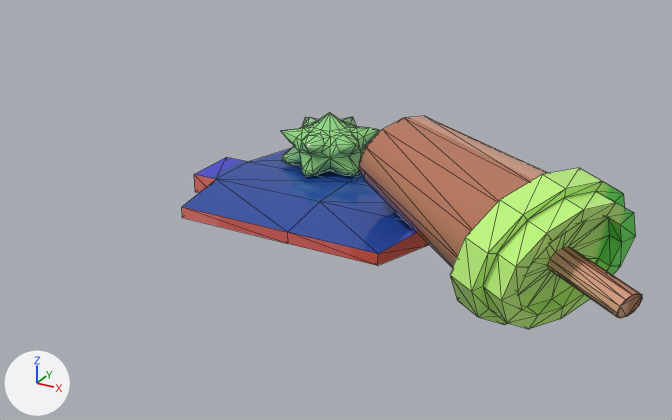
One commit to the FBX model Assets/Art/Model/Prop/Trash.fbx: the scene before it, then after it.
Camera for both pictures: a camera (50 mm lens) standing at (0.209, -0.393, 0.189) and looking at (0.018, -0.045, 0.015). The axes (+X, +Y, +Z) are drawn at lower left. The lights are the same throughout. The first picture is the older version. Mesh edges are drawn as thin lines.

The first picture shows 'Trash'.
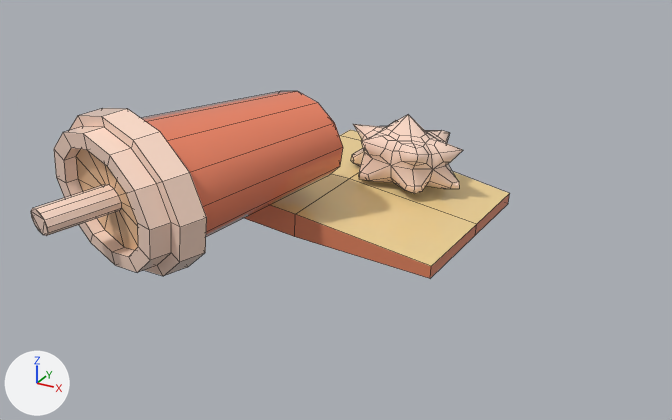
Changed parts and their boxes [x1, y1, x2, y2] in the pictures (672 x 420 px):
'Trash', reshaped, turned, rescaled
    before: [182, 112, 643, 329]
    after: [31, 91, 510, 278]
part 1 of me_mesh, surface changed
    before: [309, 117, 643, 318]
    after: [31, 130, 442, 236]

What changed in the scene script:
```text
Change me_mesh:
    used by ob_trash; location = (0.0, 0.0, 0.0); scale = (0.01, 0.01, 0.01)
    remove me_mesh.from_pydata(...)  # 333 vertices, 644 faces; spans x -7.6..16.1, y -9.1..5.9, z -1.1..5.3
    add me_mesh.from_pydata(...)  # 331 vertices, 329 faces; spans x -7.6..16.1, y -9.1..5.9, z -1.1..5.3
    me_mesh part 1: 28 kept faces spanning x -4.3..16.1, y -7.5..3.3, z 0.9..5.3 get new texture (UV) coordinates
    edits to the shape of me_mesh do not show in these pictures
Change ob_trash:
    ob_trash.rotation_euler: (0.0, 0.0, 0.0) -> (-0.0504, 0.000551, -1.595)  # degrees (0, 0, 0) -> degrees (-2.9, 0, -91)
    ob_trash.scale: (0.01, 0.01, 0.01) -> (0.00839, 0.0119, 0.0119)
```
